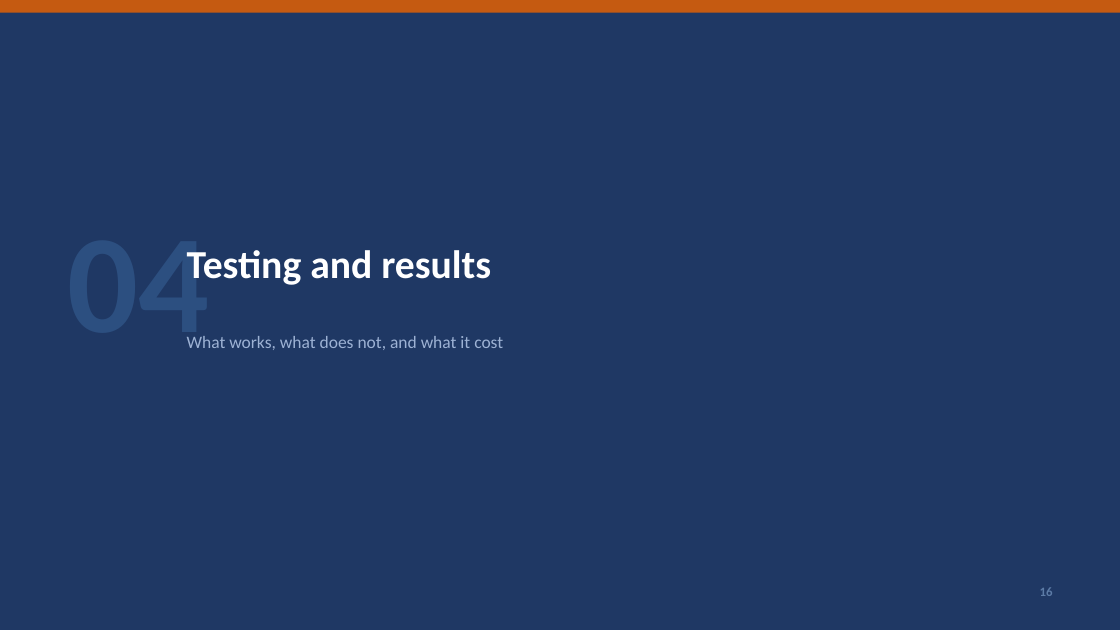
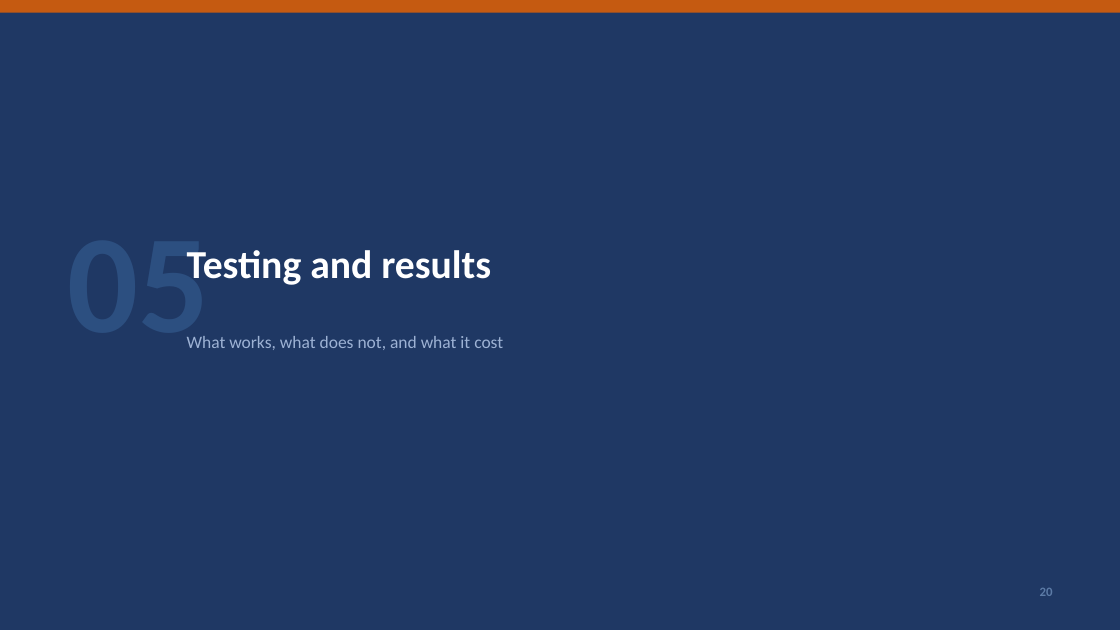
Before and after one commit to Shivanshmittal023/h3-hbf-sim, a slide deck: slide 20 of docs/h3_simulator_presentation.pptx (slide 16 before the commit). Drawn at 1120x630 pixels with LibreOffice and Linux fonts; fonts in the diff are those of the drawing. Boxes give left, top, right and bottom in pixels: in the first picture for what was removed or moved away, otherwise in the second. Text is boxed around its words. In the diff, an @@ line names an element or a change of style, - is before the commit and + after.

```diff
--- a/docs/h3_simulator_presentation.pptx
+++ b/docs/h3_simulator_presentation.pptx
@@ text at (67, 252, 209, 348): text changed @@
-04
+05
```
Also in this commit, not shown: 8 other slides changed, 4 slides added, 8 other files.
